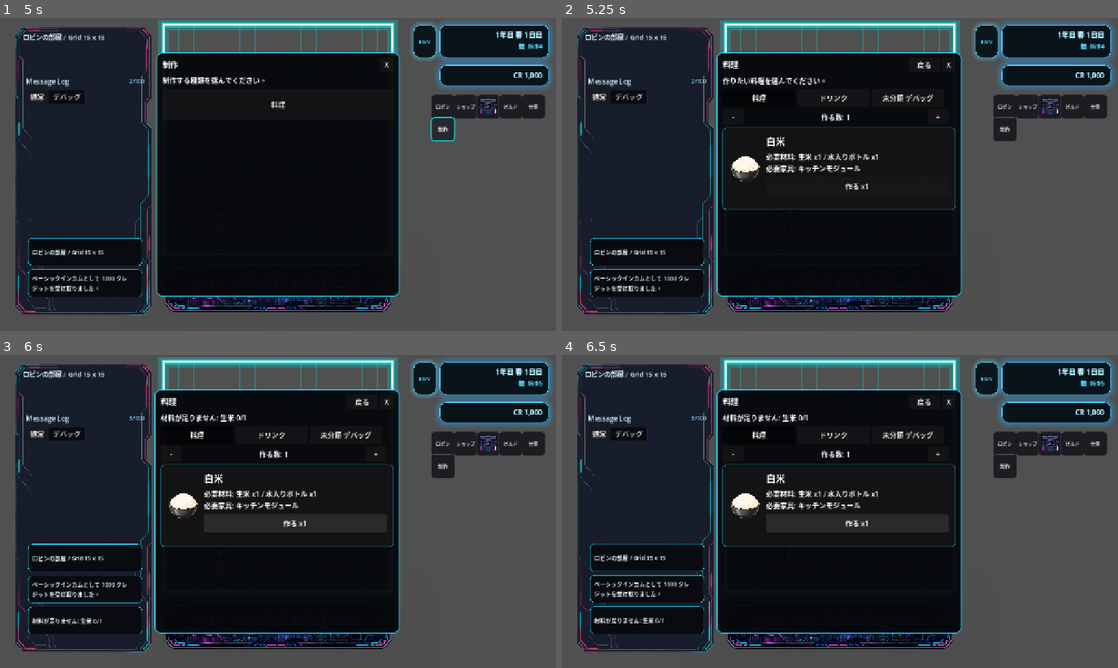
Above: before the commit, frames 1-4 (two rows, left to right).
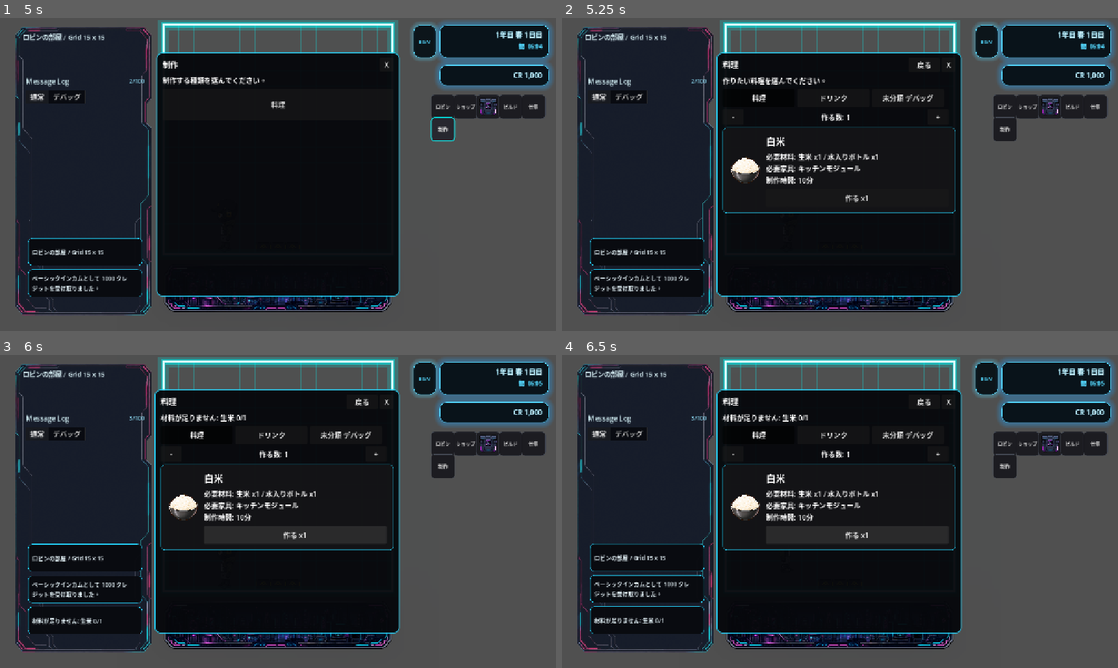
Above: after the commit, the same moments.

Repository: grimoire1089-coder/optimistic
Game: Godot game, scene res://Scenes/Boot/TitleScene.tscn
Same seed, same stepped clock (60 frames per second), same inputs: the game is played once before the commit and once after it. Sound files missing from this copy of the repository are replaced by a short silence.
Inputs:
- Up to frame 1 (5 s): click "はじめる" at 0.5 s; click "BGM" at 1.25 s; click "OFF" at 2 s; click "ロビン" at 2.75 s; click "×" at 3.5 s; click "制作" at 4.25 s
- Up to frame 2 (5.25 s): click "料理" at 5 s
- Up to frame 3 (6 s): click "作る x1" at 5.75 s
- Up to frame 4 (6.5 s): no input

Frame 1 is identical in both runs. In frame 2, 0.8% of the frame differs, in the area x 28-71%, y 44-63%; in frame 3, 0.8%; in frame 4, 0.8%.

Commit message:
Request timed craft actions from craft UI

Diff:
--- a/Scripts/UI/HUD/CraftMenu.gd
+++ b/Scripts/UI/HUD/CraftMenu.gd
@@ -32,11 +32,9 @@
 const DRINKS_GUIDE_CODES := [0x4f5c, 0x308a, 0x305f, 0x3044, 0x30c9, 0x30ea, 0x30f3, 0x30af, 0x3092, 0x9078, 0x3093, 0x3067, 0x304f, 0x3060, 0x3055, 0x3044, 0x3002]
 const UNCATEGORIZED_GUIDE_CODES := [0x30c7, 0x30d0, 0x30c3, 0x30b0, 0x7528, 0x306e, 0x672a, 0x5206, 0x985e, 0x30ab, 0x30c6, 0x30b4, 0x30ea, 0x3067, 0x3059, 0x3002]
 const NO_RECIPE_CODES := [0x3053, 0x306e, 0x30ab, 0x30c6, 0x30b4, 0x30ea, 0x306b, 0x30ec, 0x30b7, 0x30d4, 0x304c, 0x3042, 0x308a, 0x307e, 0x305b, 0x3093, 0x3002]
-const CRAFTED_SUFFIX_CODES := [0x3092, 0x4f5c, 0x308a, 0x307e, 0x3057, 0x305f, 0x3002]
 const MISSING_MATERIAL_PREFIX_CODES := [0x6750, 0x6599, 0x304c, 0x8db3, 0x308a, 0x307e, 0x305b, 0x3093, 0x3a, 0x20]
 const MISSING_FURNITURE_PREFIX_CODES := [0x5fc5, 0x8981, 0x5bb6, 0x5177, 0x304c, 0x3042, 0x308a, 0x307e, 0x305b, 0x3093, 0x3a, 0x20]
 const INVENTORY_NOT_FOUND_CODES := [0x30a4, 0x30f3, 0x30d9, 0x30f3, 0x30c8, 0x30ea, 0x304c, 0x898b, 0x3064, 0x304b, 0x308a, 0x307e, 0x305b, 0x3093, 0x3002]
-const OUTPUT_FAILED_CODES := [0x5b8c, 0x6210, 0x54c1, 0x3092, 0x8ffd, 0x52a0, 0x3067, 0x304d, 0x307e, 0x305b, 0x3093, 0x3067, 0x3057, 0x305f, 0x3002]
 const KITCHEN_MODULE_NAME_CODES := [0x30ad, 0x30c3, 0x30c1, 0x30f3, 0x30e2, 0x30b8, 0x30e5, 0x30fc, 0x30eb]
 const WHITE_RICE_NAME_CODES := [0x767d, 0x7c73]
 const WATER_BOTTLE_NAME_CODES := [0x6c34, 0x5165, 0x308a, 0x30dc, 0x30c8, 0x30eb]
@@ -44,6 +42,10 @@
 const REQUIRED_FURNITURE_LABEL_CODES := [0x5fc5, 0x8981, 0x5bb6, 0x5177, 0x3a, 0x20]
 const QUANTITY_LABEL_CODES := [0x4f5c, 0x308b, 0x6570, 0x3a, 0x20]
 const NONE_CODES := [0x306a, 0x3057]
+const STARTED_TEXT_CODES := [0x5236, 0x4f5c, 0x3092, 0x958b, 0x59cb, 0x3057, 0x307e, 0x3057, 0x305f, 0x3002]
+const START_FAILED_TEXT_CODES := [0x5236, 0x4f5c, 0x3092, 0x958b, 0x59cb, 0x3067, 0x304d, 0x307e, 0x305b, 0x3093, 0x3067, 0x3057, 0x305f, 0x3002]
+const CRAFT_TIME_LABEL_CODES := [0x5236, 0x4f5c, 0x6642, 0x9593, 0x3a, 0x20]
+const MINUTE_LABEL_CODES := [0x5206]
 
 @export var cooking_method_id: StringName = CATEGORY_COOKING
 @export var actor_path: NodePath = NodePath("../../Robin")
@@ -210,20 +212,17 @@
 	row.add_theme_constant_override("separation", 8)
 	category_list.add_child(row)
 	_dynamic_nodes.append(row)
-
 	var minus_button := Button.new()
 	minus_button.custom_minimum_size = Vector2(48.0, 36.0)
 	minus_button.text = "-"
 	minus_button.pressed.connect(_on_quantity_minus_pressed)
 	row.add_child(minus_button)
-
 	var quantity_label := Label.new()
 	quantity_label.custom_minimum_size = Vector2(408.0, 36.0)
 	quantity_label.vertical_alignment = VERTICAL_ALIGNMENT_CENTER
 	quantity_label.horizontal_alignment = HORIZONTAL_ALIGNMENT_CENTER
 	quantity_label.text = "%s%d" % [_string_from_codes(QUANTITY_LABEL_CODES), _craft_quantity]
 	row.add_child(quantity_label)
-
 	var plus_button := Button.new()
 	plus_button.custom_minimum_size = Vector2(48.0, 36.0)
 	plus_button.text = "+"
@@ -237,46 +236,38 @@
 	var card := PanelContainer.new()
 	card.custom_minimum_size = RECIPE_CARD_SIZE
 	card.add_theme_stylebox_override("panel", _make_card_style())
-
 	var margin := MarginContainer.new()
 	margin.add_theme_constant_override("margin_left", 12)
 	margin.add_theme_constant_override("margin_top", 10)
 	margin.add_theme_constant_override("margin_right", 12)
 	margin.add_theme_constant_override("margin_bottom", 10)
 	card.add_child(margin)
-
 	var card_row := HBoxContainer.new()
 	card_row.add_theme_constant_override("separation", 12)
 	margin.add_child(card_row)
-
 	var icon_rect := TextureRect.new()
 	icon_rect.custom_minimum_size = RECIPE_ICON_SIZE
 	icon_rect.expand_mode = TextureRect.EXPAND_IGNORE_SIZE
 	icon_rect.stretch_mode = TextureRect.STRETCH_KEEP_ASPECT_CENTERED
 	icon_rect.texture = _load_recipe_icon(recipe)
 	card_row.add_child(icon_rect)
-
 	var rows := VBoxContainer.new()
 	rows.size_flags_horizontal = Control.SIZE_EXPAND_FILL
 	rows.add_theme_constant_override("separation", 8)
 	card_row.add_child(rows)
-
 	var name_label := Label.new()
 	name_label.text = _get_recipe_display_name(recipe)
 	name_label.add_theme_font_size_override("font_size", 22)
 	rows.add_child(name_label)
-
 	var requirements_label := Label.new()
 	requirements_label.autowrap_mode = TextServer.AUTOWRAP_WORD_SMART
 	requirements_label.text = _build_requirement_text(recipe)
 	rows.add_child(requirements_label)
-
 	var button := Button.new()
 	button.custom_minimum_size = Vector2(420.0, 42.0)
 	button.text = "%s x%d" % [_string_from_codes(MAKE_BUTTON_CODES), _craft_quantity]
 	button.pressed.connect(Callable(self, "_on_recipe_pressed").bind(recipe))
 	rows.add_child(button)
-
 	category_list.add_child(card)
 	_dynamic_nodes.append(card)
 
@@ -307,29 +298,25 @@
 	if inventory == null:
 		_show_and_push(_string_from_codes(INVENTORY_NOT_FOUND_CODES))
 		return
-
 	var missing_text := _get_missing_text(recipe, inventory)
 	if not missing_text.is_empty():
 		_show_and_push(missing_text)
 		return
-
-	for ingredient in recipe.ingredients:
-		if ingredient == null or ingredient.item_data == null:
-			continue
-		inventory.remove_item(ingredient.item_data.category_id, ingredient.item_data.item_id, ingredient.amount * _craft_quantity)
-
-	var added := false
-	if recipe.output_item != null and inventory.has_method("add_food_item"):
-		added = bool(inventory.call("add_food_item", recipe.output_item, recipe.output_amount * _craft_quantity))
-	if not added:
-		_refund_ingredients(recipe, inventory)
-		_show_and_push(_string_from_codes(OUTPUT_FAILED_CODES))
-		return
-
-	var crafted_text := "%s x%d%s" % [_get_recipe_display_name(recipe), recipe.output_amount * _craft_quantity, _string_from_codes(CRAFTED_SUFFIX_CODES)]
-	_show_and_push(crafted_text)
-	if close_after_craft:
-		close_menu()
+	if _request_craft_action(recipe):
+		detail_label.text = "%s x%d %s" % [_get_recipe_display_name(recipe), _craft_quantity, _string_from_codes(STARTED_TEXT_CODES)]
+		if close_after_craft:
+			close_menu()
+		return
+	_show_and_push(_string_from_codes(START_FAILED_TEXT_CODES))
+
+
+func _request_craft_action(recipe: CraftRecipeData) -> bool:
+	var actor := get_node_or_null(actor_path)
+	if actor == null:
+		return false
+	if not actor.has_method("request_craft"):
+		return false
+	return actor.call("request_craft", recipe, _craft_quantity) == true
 
 
 func _load_recipes_once() -> void:
@@ -355,12 +342,21 @@
 
 
 func _build_requirement_text(recipe: CraftRecipeData) -> String:
-	return "%s%s\n%s%s" % [
+	return "%s%s\n%s%s\n%s%d%s" % [
 		_string_from_codes(REQUIRED_MATERIALS_LABEL_CODES),
 		_build_materials_text(recipe),
 		_string_from_codes(REQUIRED_FURNITURE_LABEL_CODES),
 		_build_furniture_text(recipe),
+		_string_from_codes(CRAFT_TIME_LABEL_CODES),
+		_get_total_craft_game_minutes(recipe),
+		_string_from_codes(MINUTE_LABEL_CODES),
 	]
+
+
+func _get_total_craft_game_minutes(recipe: CraftRecipeData) -> int:
+	if recipe == null:
+		return 0
+	return maxi(recipe.craft_game_minutes, 1) * maxi(_craft_quantity, 1)
 
 
 func _build_materials_text(recipe: CraftRecipeData) -> String:
@@ -415,15 +411,6 @@
 		if entry.get("id", &"") == item_id:
 			total += int(entry.get("amount", 0))
 	return total
-
-
-func _refund_ingredients(recipe: CraftRecipeData, inventory: Node) -> void:
-	if recipe == null or inventory == null or not inventory.has_method("add_food_item"):
-		return
-	for ingredient in recipe.ingredients:
-		if ingredient == null or ingredient.item_data == null:
-			continue
-		inventory.call("add_food_item", ingredient.item_data, ingredient.amount * _craft_quantity)
 
 
 func _has_furniture(furniture_id: StringName) -> bool:
